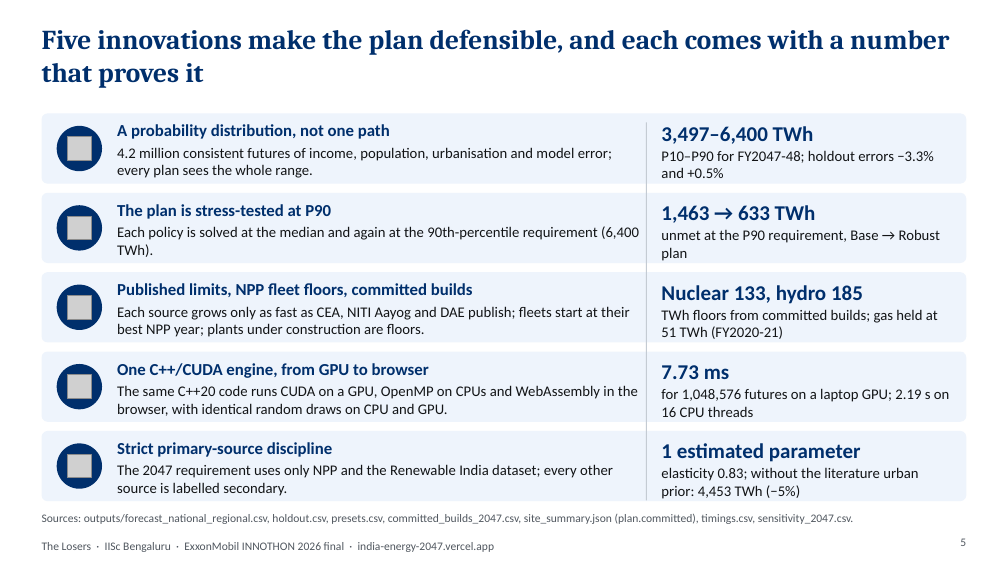
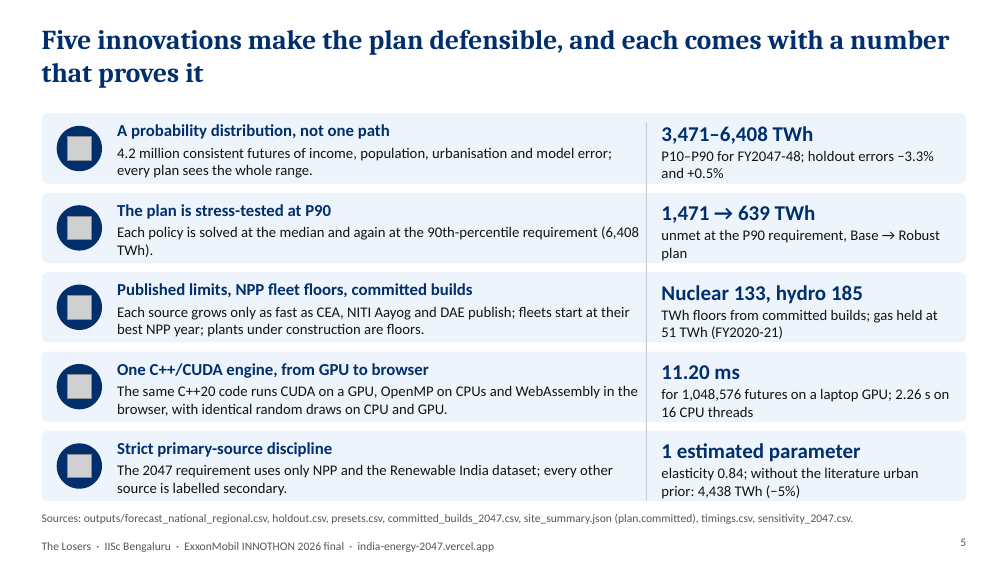
Before and after one commit to Tathagata-Ghosh-Developer/innothon-2026-india-energy-2047, a slide deck: slide 5 of docs/deck/India_Energy_2047_The_Losers.pptx. Drawn at 1008x567 pixels with LibreOffice and Linux fonts; fonts in the diff are those of the drawing; grey boxes stand for pictures. Boxes give left, top, right and bottom in pixels: in the first picture for what was removed or moved away, otherwise in the second. Text is boxed around its words. In the diff, an @@ line names an element or a change of style, - is before the commit and + after.

```diff
--- a/docs/deck/India_Energy_2047_The_Losers.pptx
+++ b/docs/deck/India_Energy_2047_The_Losers.pptx
@@ text at bbox=[661, 126, 814, 144]: text changed @@
-3,497–6,400 TWh
+3,471–6,408 TWh
@@ text at bbox=[661, 205, 816, 223]: text changed @@
-1,463 → 633 TWh
+1,471 → 639 TWh
@@ text at bbox=[117, 226, 639, 257]: text changed @@
-Each policy is solved at the median and again at the 90th-percentile requirement (6,400 TWh).
+Each policy is solved at the median and again at the 90th-percentile requirement (6,408 TWh).
@@ text at bbox=[661, 388, 949, 417]: text changed @@
-for 1,048,576 futures on a laptop GPU; 2.19 s on 16 CPU threads
+for 1,048,576 futures on a laptop GPU; 2.26 s on 16 CPU threads
@@ text at bbox=[661, 365, 739, 379]: text changed @@
-7.73 ms
+11.20 ms
@@ text at bbox=[661, 467, 918, 499]: text changed @@
-elasticity 0.83; without the literature urban prior: 4,453 TWh (−5%)
+elasticity 0.84; without the literature urban prior: 4,438 TWh (−5%)
```
Also in this commit, not shown: 6 other slides changed, 41 other files.
